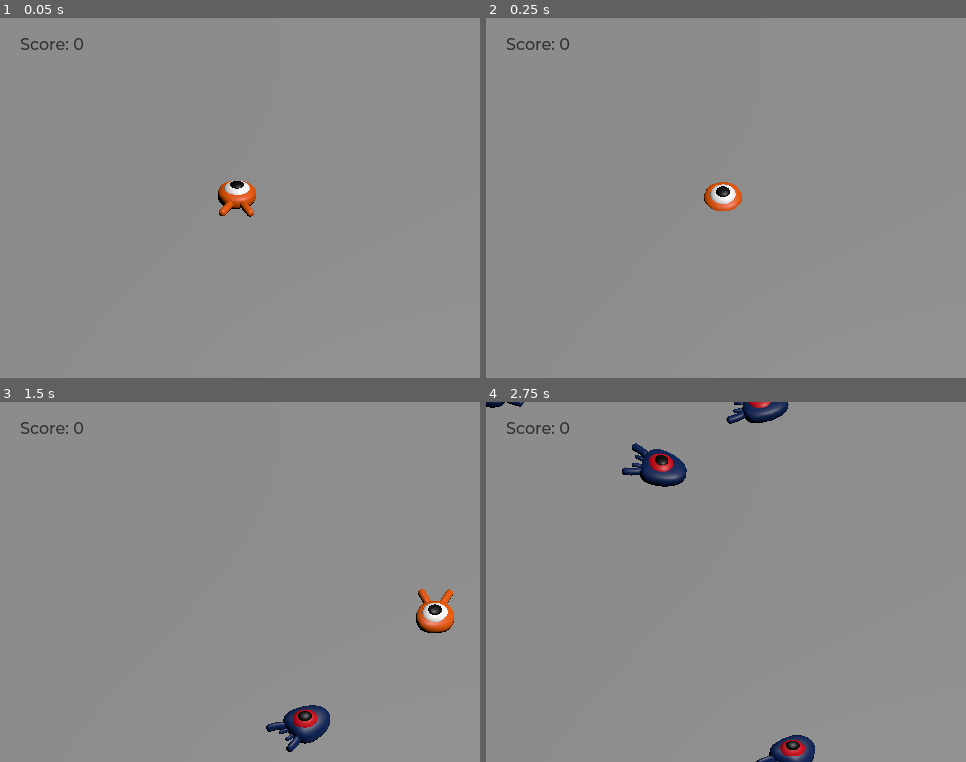
Above: before the commit, frames 1-4 (two rows, left to right).
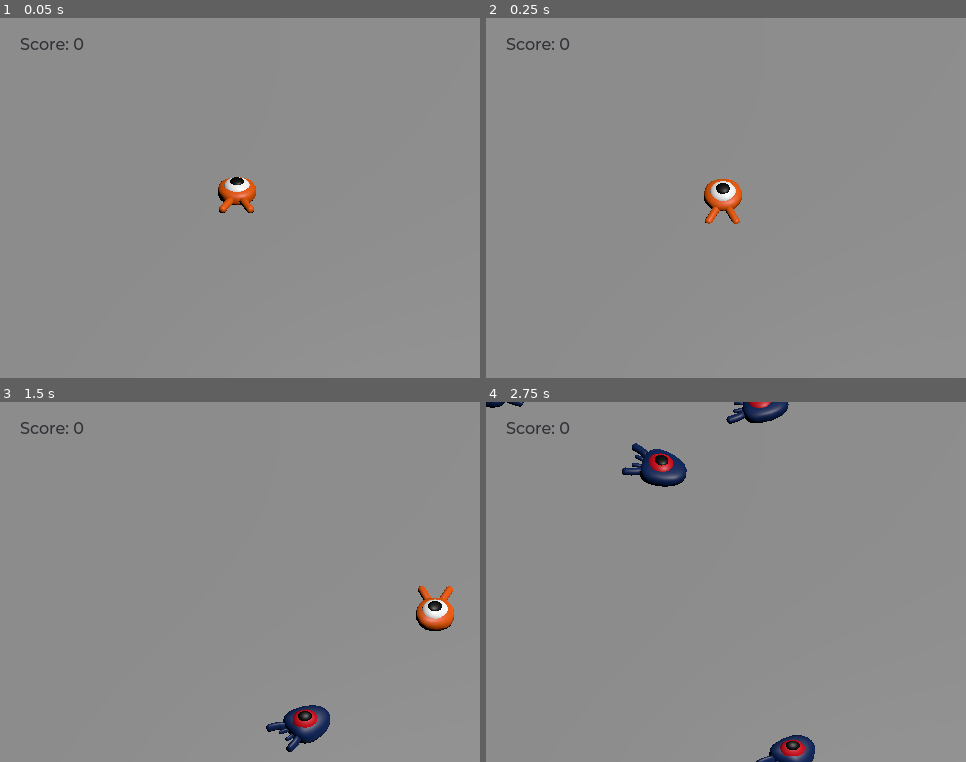
Above: after the commit, the same moments.

Repository: godotengine/godot-3d-dodge-the-creeps
Game: Godot game, scene res://Main.tscn
Same seed, same stepped clock (60 frames per second), same inputs: the game is played once before the commit and once after it.
Inputs:
- Up to frame 1 (0.05 s): no input
- Up to frame 2 (0.25 s): no input
- Up to frame 3 (1.5 s): tap Enter (ui_accept) at 0.5 s; hold Right (move_right) 0.53-1.28 s; tap Space (jump) at 0.77 s; hold Down (move_back) from 1.28 s (still down)
- Up to frame 4 (2.75 s): tap Space (jump) at 1.52 s; release Down (move_back) at 2.03 s; hold Right (move_right) from 2.03 s (still down)

The runs differ from the first frame. In frame 1, 0.5% of the frame differs, in the area x 45-54%, y 44-56%; in frame 2, 0.5%; in frame 3, 0.6%, in the area x 86-95%, y 51-65%; in frame 4, nothing differs.

Commit message:
Lift `Player` model up a bit
Box 3

Diff:
--- a/dodge_the_creeps_3d/Player.tscn
+++ b/dodge_the_creeps_3d/Player.tscn
@@ -48,6 +48,7 @@
 script = ExtResource("1")
 
 [node name="Pivot" type="Node3D" parent="."]
+transform = Transform3D(1, 0, 0, 0, 1, 0, 0, 0, 1, 0, 0.25, 0)
 
 [node name="Character" parent="Pivot" instance=ExtResource("2")]
 transform = Transform3D(1, 0, 0, 0, 0.987214, 0.1594, 0, -0.1594, 0.987214, 0, 0.348069, 0)
